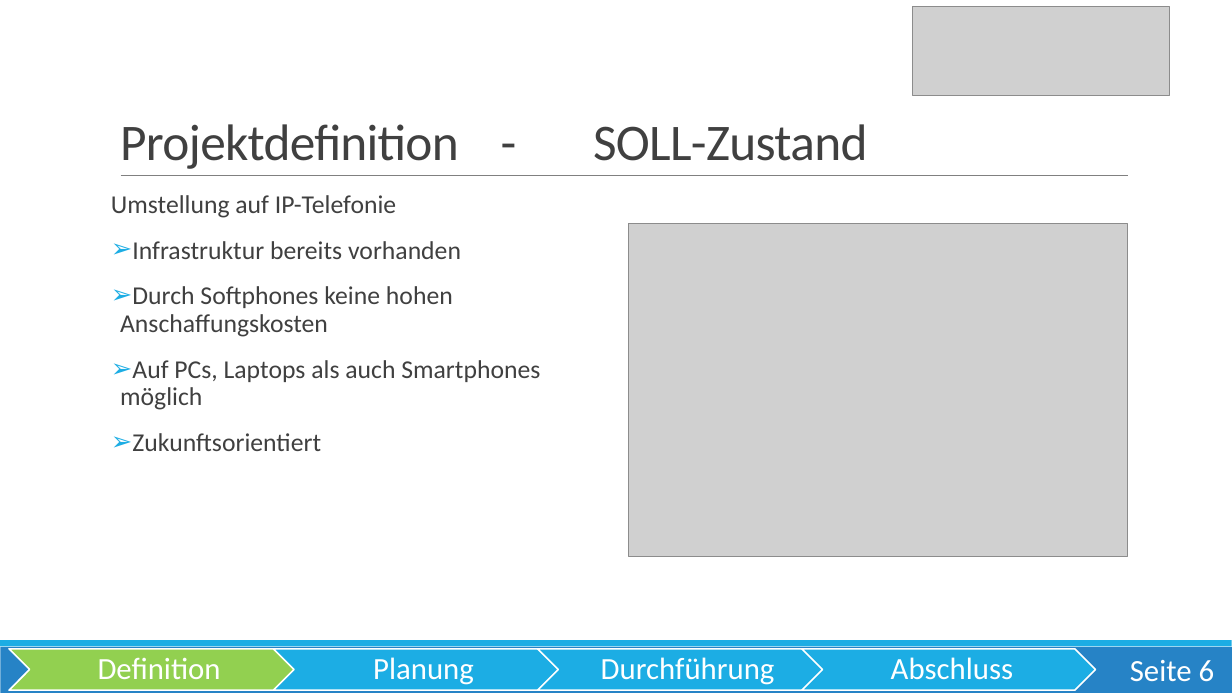
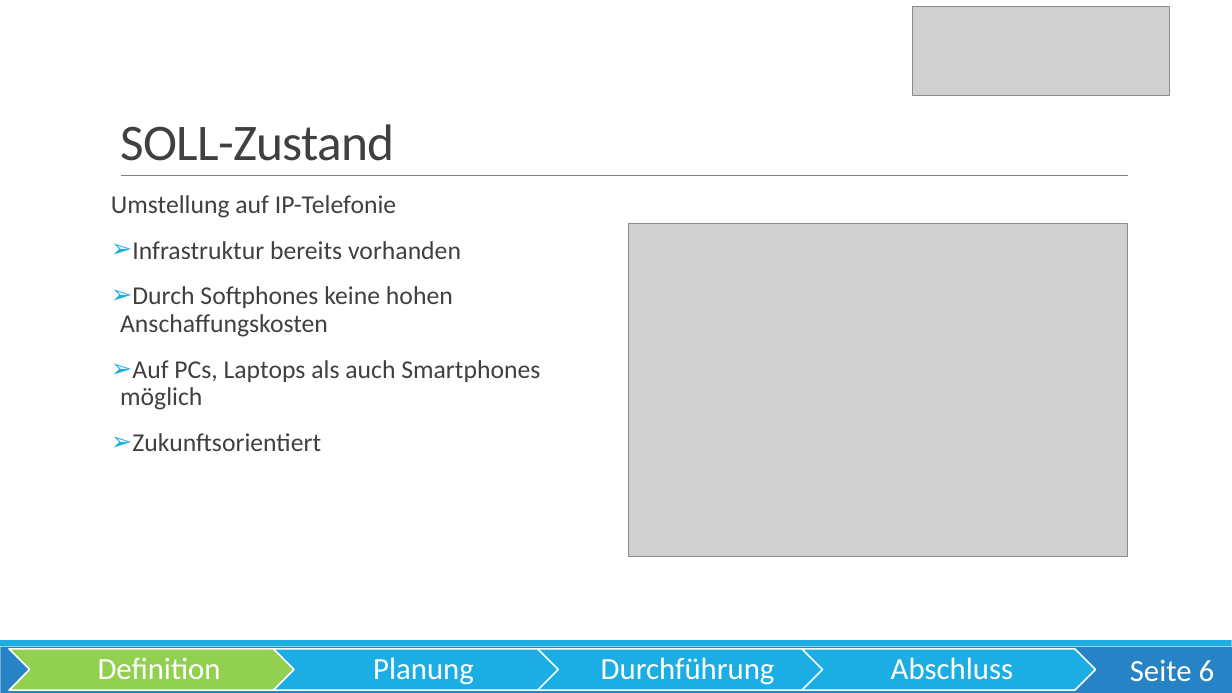
Before and after one commit to OberstufenprojektVOIP/OSP_VOIP, a slide deck: slide 6 of Pr-sentation/Präsentation VoIP Echt.pptx. Drawn at 1232x693 pixels with LibreOffice and Linux fonts; fonts in the diff are those of the drawing; grey boxes stand for pictures. Boxes give left, top, right and bottom in pixels: in the first picture for what was removed or moved away, otherwise in the second. Text is boxed around its words. In the diff, an @@ line names an element or a change of style, - is before the commit and + after.

```diff
--- a/Pr-sentation/Präsentation VoIP Echt.pptx
+++ b/Pr-sentation/Präsentation VoIP Echt.pptx
@@ title at [120,124,395,161]: text changed @@
-Projektdefinition - SOLL-Zustand
+SOLL-Zustand
```
Also in this commit, not shown: 12 other slides changed, 11 slides added, 3 slides removed.
